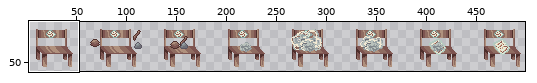
Edited in one commit: sprite sheet (Engine/Entity_Classes/Sprites_Entity_Classes/CraftingTableMap.png). The picture above shows the old version from afar; the outline marks the close-up.
Close-up. First the earlier version:
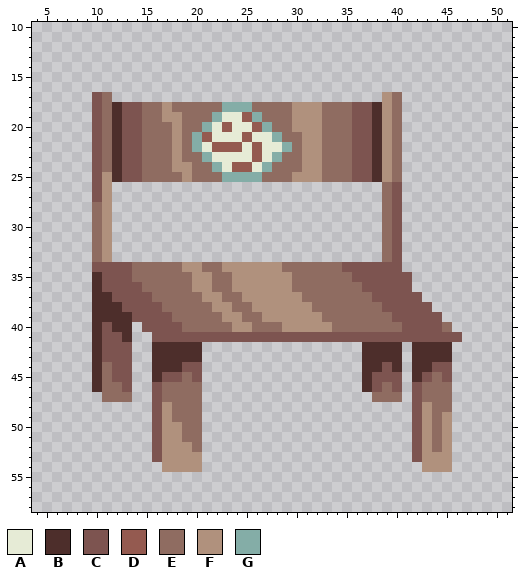
The file is 512x64 pixels. Colours within 5 levels of each other are drawn and written as one. Shown: x 4..51, y 10..58. The wide view leaves out empty margins. The commit also changed other parts of the picture, which this record leaves out.
Palette (. is transparent): A #e6ebd6  B #4d2e2b  C #7d5450  D #945a50  E #8f6c61  F #b0917d  G #84ada7
Pixels before, first column x 10:
17 CE...........................FE......
18 CEBCCEEFEEEEEGGGEEEEFFFEEECCBFE......
19 CEBCCEEFFEEEGAADGEEEFFFEEECCBFE......
20 CEBCCEEEFEEGADAADGEEFFFEEECCBFE......
21 CEBCCEEEFEGDAAADAAGEEFFEEECCBFE......
22 CEBCCEEEFEGADDDADAAGEFFEEECCBFE......
23 CEBCCEEEFEEGAAAADAGEEFFEEECCBFE......
24 CEBCCEEEFFEEGADDAGEEEFFEEECCBFE......
25 CFBCCEEEEFEEEGGGGEEEFFFEEECCBFE......
26 CF...........................EC......
27 CF...........................EC......
28 EF...........................EC......
29 EF...........................EC......
30 EF...........................EC......
31 EF...........................EC......
32 EF...........................EC......
33 EF...........................EC......
34 CCCCEEEEEFFEEFFFFFFEEEEEECCCCCC......
35 BCCCEEEEEEFFEEFFFFFFEEEEEECCCCCC.....
36 BCCCCEEEEEFFEEFFFFFFEEEEEEECCCCC.....
37 BBCCCCEEEEEFFEEFFFFFFEEEEEEECCCCC....
38 BBBCCCCEEEEEFFEEFFFFFFEEEEEEECCCCC...
39 BBBBCCCCEEEEEFFEEFFFFFFEEEEEEECCCCC..
40 BCBB.CCCCEEEEEFFEEEFFFFFEEEEEEECCCCE.
41 BCCB..CCCCCCCCCCCCCCCCCCCCCCCCCCCCCCC
42 BCCC..BBBBB................BBBB.BBBB.
43 BCCC..BBBBB................BBBB.BBBB.
44 BECC..BBBCC................BBCB.BBCC.
45 BECC..BCCEC................BCCC.BCEC.
46 BEEC..CEEEE................BCEC.CEEE.
47 .EEE..CEEEE.................EEE.CEEE.
48 ......CFEEE.....................CFEE.
49 ......CFEEE.....................CFEF.
50 ......CFFEE.....................CFEF.
51 ......CFFEE.....................CFEF.
52 ......CFFFE.....................CFEF.
53 ......CFFFF.....................CFFF.
54 .......FFFF......................FFF.
And afterwards:
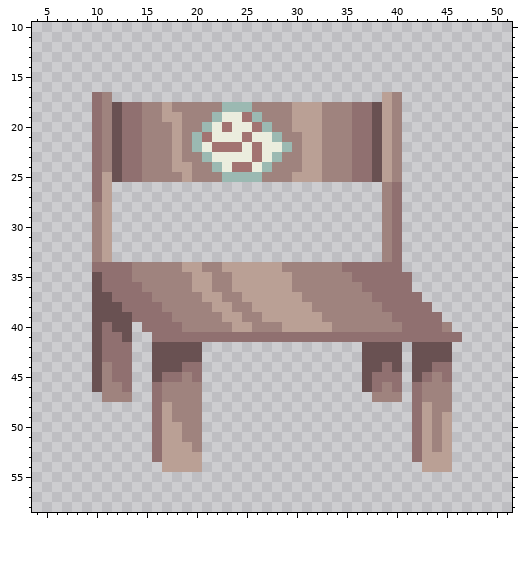
Changes in this commit:
Colour A changes from #e6ebd6 to #ebedde.
Colour B changes from #4d2e2b to #695152.
Colour C changes from #7d5450 to #907070.
Colour D changes from #945a50 to #a27371.
Colour E changes from #8f6c61 to #9f837e.
Colour F changes from #b0917d to #baa095.
Colour G changes from #84ada7 to #9bb9b2.
